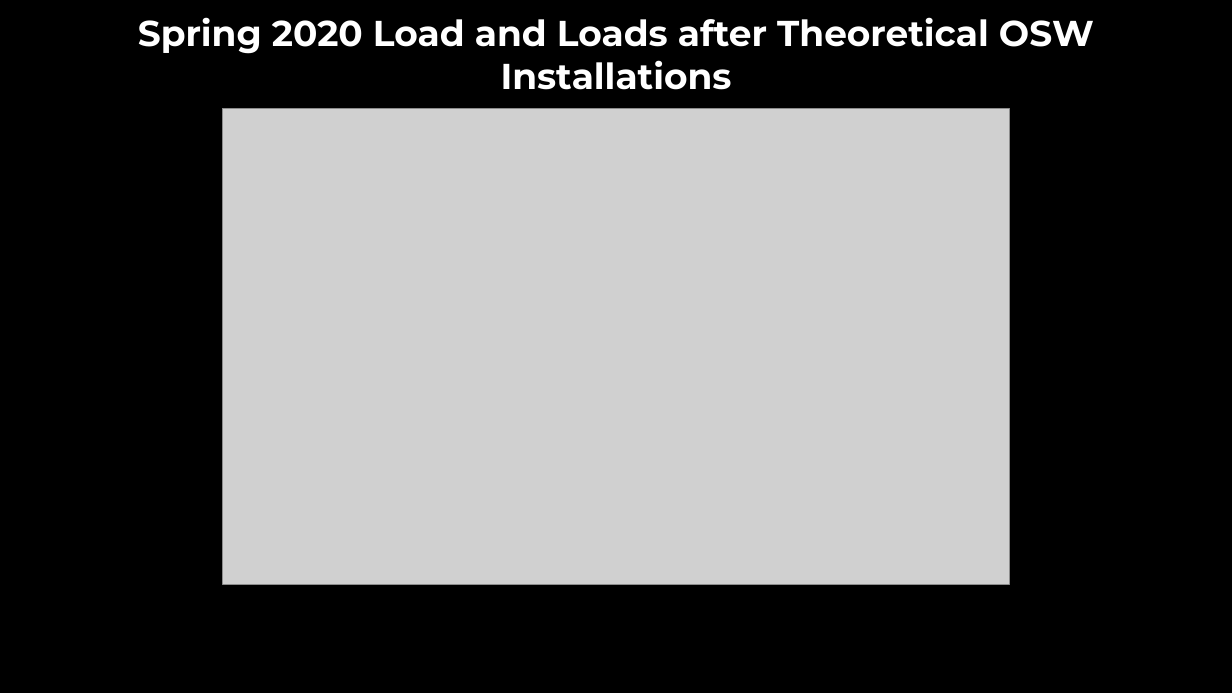
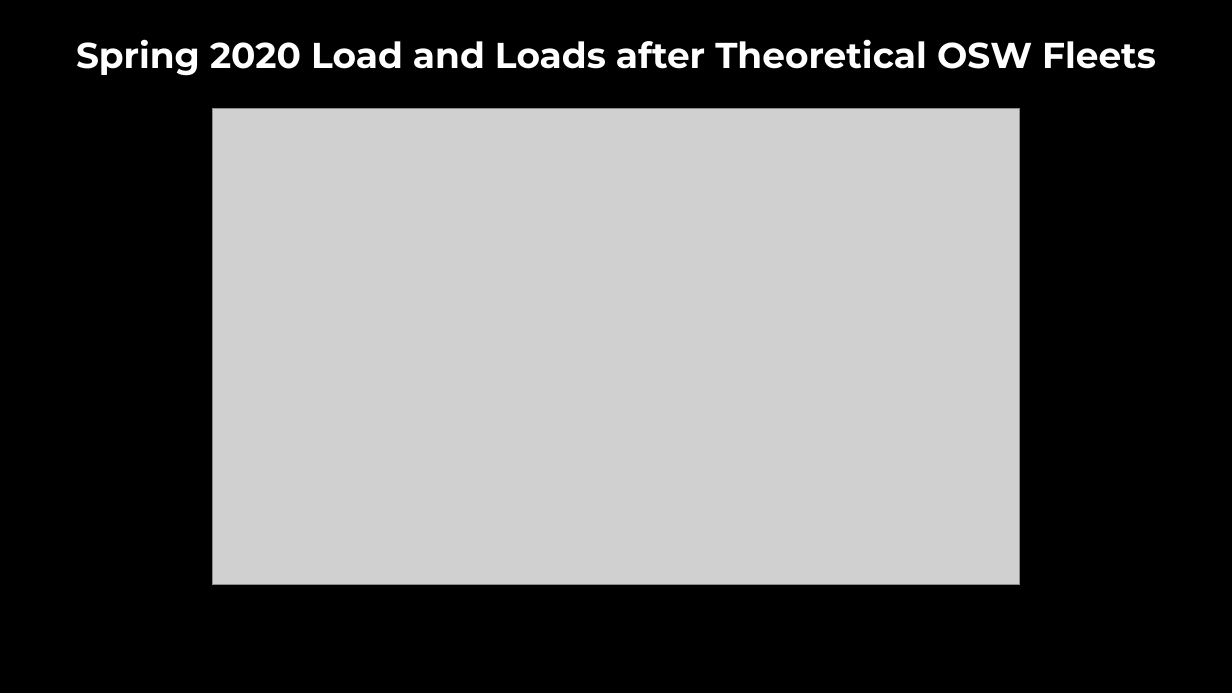
Before and after one commit to jruzekow/osw-analysis, a slide deck: slide 6 of OSW and Solar Analysis Results.pptx (slide 8 before the commit). Drawn at 1232x693 pixels with LibreOffice and Linux fonts; fonts in the diff are those of the drawing; grey boxes stand for pictures; background and template pictures are left out. Boxes give left, top, right and bottom in pixels: in the first picture for what was removed or moved away, otherwise in the second. Text is boxed around its words. In the diff, an @@ line names an element or a change of style, - is before the commit and + after.

```diff
--- a/OSW and Solar Analysis Results.pptx
+++ b/OSW and Solar Analysis Results.pptx
@@ text at [76, 39, 1156, 76]: text changed @@
-Spring 2020 Load and Loads after Theoretical OSW Installations
+Spring 2020 Load and Loads after Theoretical OSW Fleets
@@ picture: place and size @@
-picture at [223, 109, 1010, 585]
+picture at [213, 109, 1020, 585]
```
Also in this commit, not shown: 8 other slides changed, 8 slides added, 10 slides removed.
